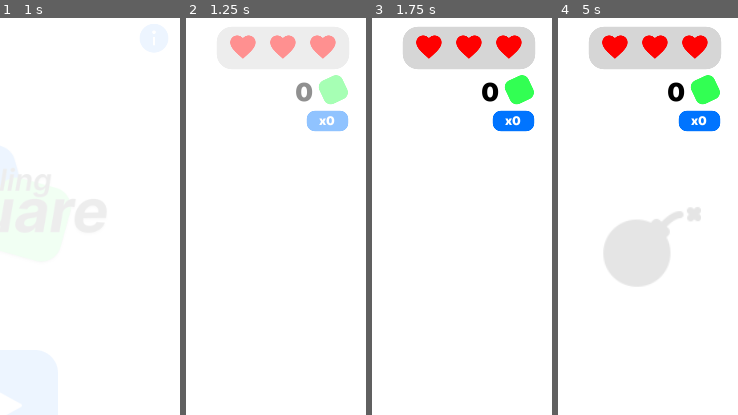
Above: before the commit, frames 1-4 (left to right).
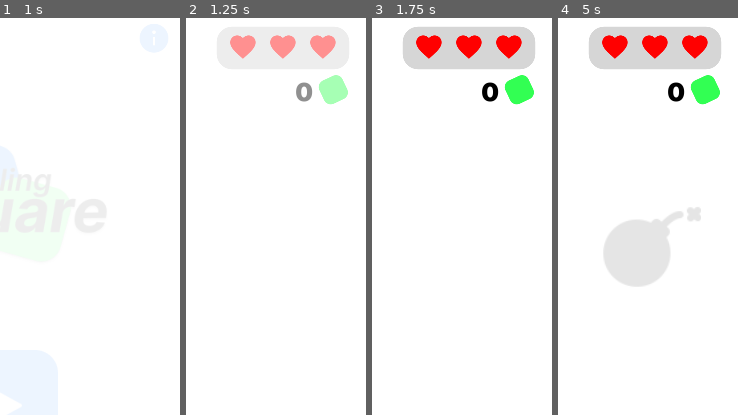
Above: after the commit, the same moments.

Repository: EmilienLeroy/FallingSquare
Game: Godot game, scene res://main.tscn
The game is run twice, just before and just after one commit, with the same random seed, the same clock (stepped at 60 frames per second) and the same inputs.
Inputs (mouse positions are % of the whole screen's width and height, from its top left):
- Up to frame 1 (1 s): click (51, 49) at 0.5 s
- Up to frame 2 (1.25 s): no input
- Up to frame 3 (1.75 s): move the mouse to (72, 45) at 1.27 s; click (72, 45) at 1.42 s
- Up to frame 4 (5 s): tap Enter at 2 s; move the mouse to (30, 55) at 2.02 s; click (30, 55) at 2.17 s; tap Space at 2.75 s; move the mouse to (18, 7) at 2.77 s; click (18, 7) at 2.92 s; move the mouse to (45, 70) at 3.52 s; click (45, 70) at 3.67 s; move the mouse to (75, 7) at 4.27 s; click (75, 7) at 4.42 s
The pictures show only the part of the screen within x 50-100%, y 0-50%; the shares and areas given below are measured in that part.

Frame 1 is identical in both runs. In frame 2, 1.0% of the frame differs, in the area x 67-90%, y 23-29%; in frame 3, 1.1%, in the area x 66-91%, y 23-29%; in frame 4, 1.1%.

Commit message:
✨ Animate combo in and out

Diff:
--- a/components/combo.gd
+++ b/components/combo.gd
@@ -4,6 +4,12 @@
 
 
 func set_combo(c):
+	if (c > 0 && combo == 0):
+		$AnimationPlayer.play("display");
+
+	if (c == 0 && combo > 0):
+		$AnimationPlayer.play("hide");
+
 	combo = c;
 	$Panel/HBoxContainer/Value.text = 'x' + str(combo);
 
--- a/components/combo.tscn
+++ b/components/combo.tscn
@@ -14,10 +14,118 @@
 size = 12
 font_data = ExtResource( 3 )
 
+[sub_resource type="Animation" id=4]
+length = 0.001
+tracks/0/type = "value"
+tracks/0/path = NodePath("Panel:modulate")
+tracks/0/interp = 1
+tracks/0/loop_wrap = true
+tracks/0/imported = false
+tracks/0/enabled = true
+tracks/0/keys = {
+"times": PoolRealArray( 0 ),
+"transitions": PoolRealArray( 1 ),
+"update": 0,
+"values": [ Color( 1, 1, 1, 0 ) ]
+}
+tracks/1/type = "value"
+tracks/1/path = NodePath("Panel:rect_position")
+tracks/1/interp = 1
+tracks/1/loop_wrap = true
+tracks/1/imported = false
+tracks/1/enabled = true
+tracks/1/keys = {
+"times": PoolRealArray( 0 ),
+"transitions": PoolRealArray( 1 ),
+"update": 0,
+"values": [ Vector2( 301, 98 ) ]
+}
+
+[sub_resource type="Animation" id=5]
+resource_name = "display"
+length = 0.5
+tracks/0/type = "value"
+tracks/0/path = NodePath("Panel:material")
+tracks/0/interp = 1
+tracks/0/loop_wrap = true
+tracks/0/imported = false
+tracks/0/enabled = true
+tracks/0/keys = {
+"times": PoolRealArray(  ),
+"transitions": PoolRealArray(  ),
+"update": 1,
+"values": [  ]
+}
+tracks/1/type = "value"
+tracks/1/path = NodePath("Panel:modulate")
+tracks/1/interp = 1
+tracks/1/loop_wrap = true
+tracks/1/imported = false
+tracks/1/enabled = true
+tracks/1/keys = {
+"times": PoolRealArray( 0, 0.5 ),
+"transitions": PoolRealArray( 0.353554, 0.353554 ),
+"update": 0,
+"values": [ Color( 1, 1, 1, 0 ), Color( 1, 1, 1, 1 ) ]
+}
+tracks/2/type = "value"
+tracks/2/path = NodePath("Panel:rect_position")
+tracks/2/interp = 1
+tracks/2/loop_wrap = true
+tracks/2/imported = false
+tracks/2/enabled = true
+tracks/2/keys = {
+"times": PoolRealArray( 0, 0.5 ),
+"transitions": PoolRealArray( 0.353554, 0.353554 ),
+"update": 0,
+"values": [ Vector2( 301, 85.792 ), Vector2( 301, 98 ) ]
+}
+
+[sub_resource type="Animation" id=6]
+resource_name = "hide"
+length = 0.5
+tracks/0/type = "value"
+tracks/0/path = NodePath("Panel:material")
+tracks/0/interp = 1
+tracks/0/loop_wrap = true
+tracks/0/imported = false
+tracks/0/enabled = true
+tracks/0/keys = {
+"times": PoolRealArray(  ),
+"transitions": PoolRealArray(  ),
+"update": 1,
+"values": [  ]
+}
+tracks/1/type = "value"
+tracks/1/path = NodePath("Panel:modulate")
+tracks/1/interp = 1
+tracks/1/loop_wrap = true
+tracks/1/imported = false
+tracks/1/enabled = true
+tracks/1/keys = {
+"times": PoolRealArray( 0, 0.5 ),
+"transitions": PoolRealArray( 0.353554, 0.353554 ),
+"update": 0,
+"values": [ Color( 1, 1, 1, 1 ), Color( 1, 1, 1, 0 ) ]
+}
+tracks/2/type = "value"
+tracks/2/path = NodePath("Panel:rect_position")
+tracks/2/interp = 1
+tracks/2/loop_wrap = true
+tracks/2/imported = false
+tracks/2/enabled = true
+tracks/2/keys = {
+"times": PoolRealArray( 0, 0.5 ),
+"transitions": PoolRealArray( 0.353554, 0.353554 ),
+"update": 0,
+"values": [ Vector2( 301, 98 ), Vector2( 301, 85.792 ) ]
+}
+
 [node name="Combo" type="CanvasLayer"]
 script = ExtResource( 1 )
 
 [node name="Panel" type="Panel" parent="."]
+modulate = Color( 1, 1, 1, 0 )
 margin_left = 301.0
 margin_top = 98.0
 margin_right = 342.0
@@ -37,3 +145,8 @@
 custom_colors/font_color = Color( 1, 1, 1, 1 )
 custom_fonts/font = SubResource( 2 )
 text = "x0"
+
+[node name="AnimationPlayer" type="AnimationPlayer" parent="."]
+anims/RESET = SubResource( 4 )
+anims/display = SubResource( 5 )
+anims/hide = SubResource( 6 )
Not shown: 1 places in components/combo.tscn that only renumber resources
